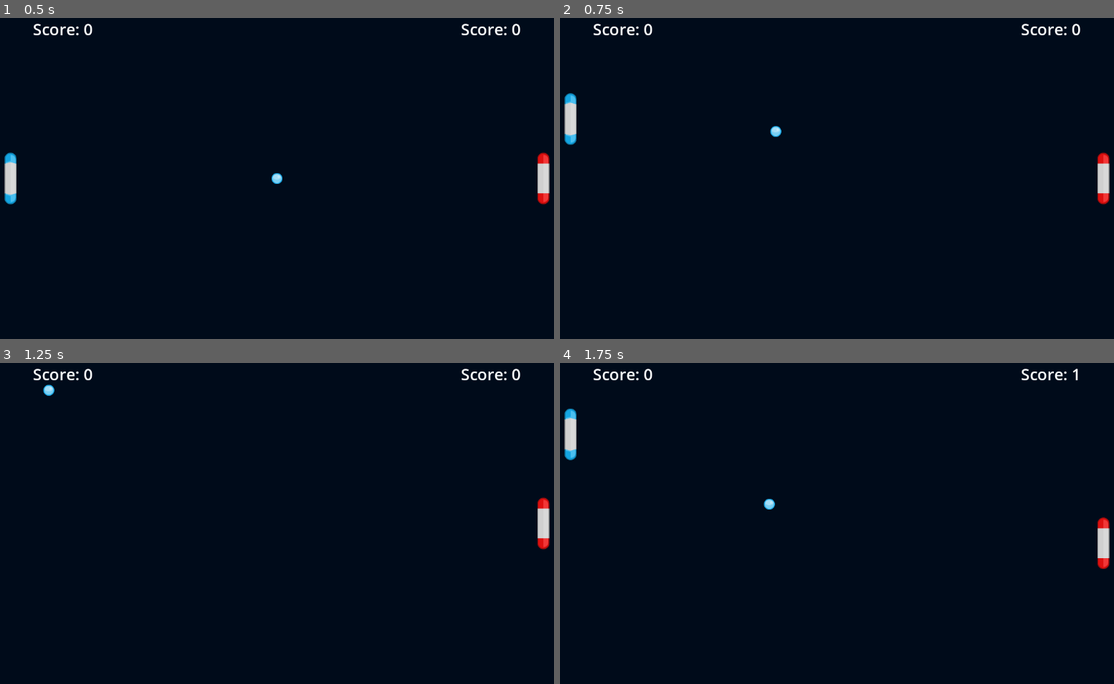
Above: before the commit, frames 1-4 (two rows, left to right).
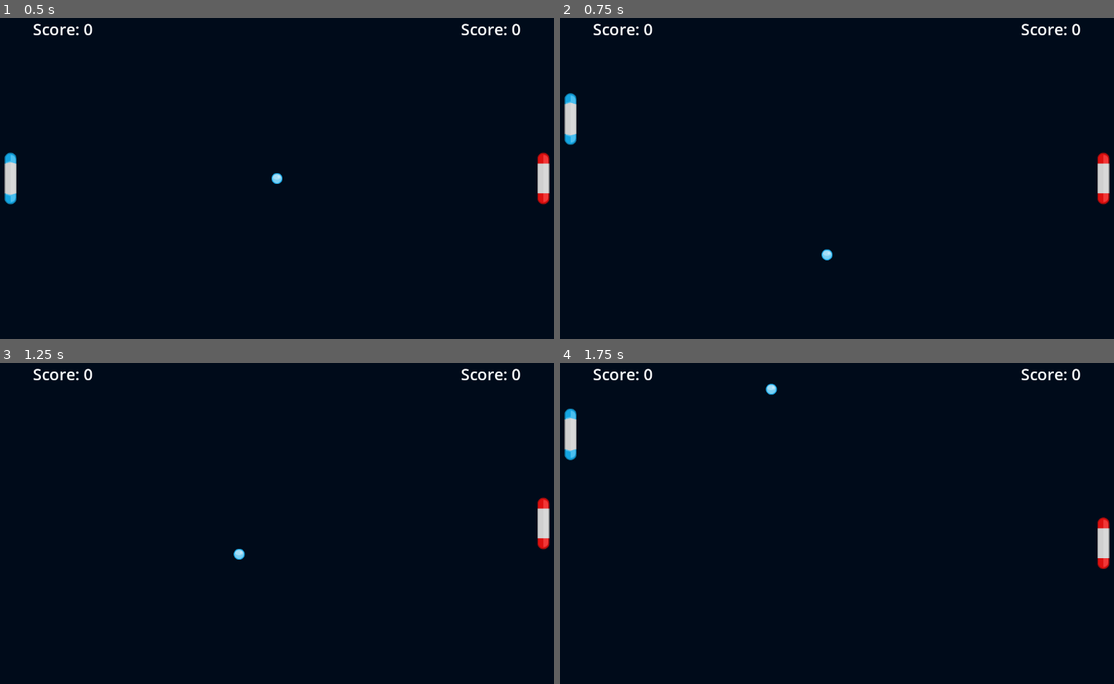
Above: after the commit, the same moments.

Repository: XCarCedo/Pong
Game: Godot game, scene res://Scenes/Game.tscn
Two runs of this game, one before a commit and one after it. Both use one fixed random seed, a clock stepped at 60 frames per second and the inputs below. The project has no main scene, so this scene is started directly.
Inputs:
- Up to frame 1 (0.5 s): no input
- Up to frame 2 (0.75 s): tap Enter at 0.5 s; hold W (p1_up) from 0.53 s (still down); hold Space (shoot_ball) from 0.53 s (still down)
- Up to frame 3 (1.25 s): keep holding W (p1_up); keep holding Space (shoot_ball)
- Up to frame 4 (1.75 s): release W (p1_up) at 1.28 s; release Space (shoot_ball) at 1.28 s; hold S (p1_down) from 1.28 s (still down); tap Down (p2_down) at 1.35 s; tap Space (shoot_ball) at 1.55 s

Frame 1 is identical in both runs. In frame 2, 0.1% of the frame differs, in the area x 37-50%, y 33-76%; in frame 3, 0.1%; in frame 4, 0.2%, in the area x 36-94%, y 1-46%.

Commit message:
Optimized ball initial linear_velocity

Diff:
--- a/Scripts/Ball.gd
+++ b/Scripts/Ball.gd
@@ -20,20 +20,10 @@
 func shoot():
 	randomize()
 	shooted = true
-	linear_velocity.x = [speed, -speed].pick_random()
 
-	var sub_dir = ["up", "left"].pick_random()
-	# If ball is going to left
-	if linear_velocity.x < 0:
-		if sub_dir == "up":
-			linear_velocity = linear_velocity.rotated(deg_to_rad(randf_range(0.0, 45.0)))
-		else:
-			linear_velocity = linear_velocity.rotated(deg_to_rad(randf_range(315.0,360.0)))
-	else:
-		if sub_dir == "up":
-			linear_velocity = linear_velocity.rotated(deg_to_rad(randf_range(90.0, 180.0)))
-		else:
-			linear_velocity = linear_velocity.rotated(deg_to_rad(randf_range(180.0, 270.0)))
+	var new_vel = Vector2(speed,0)
+	new_vel = new_vel.rotated(deg_to_rad(randf_range(0,360)))
+	linear_velocity = new_vel
 
 
 func _physics_process(delta):
